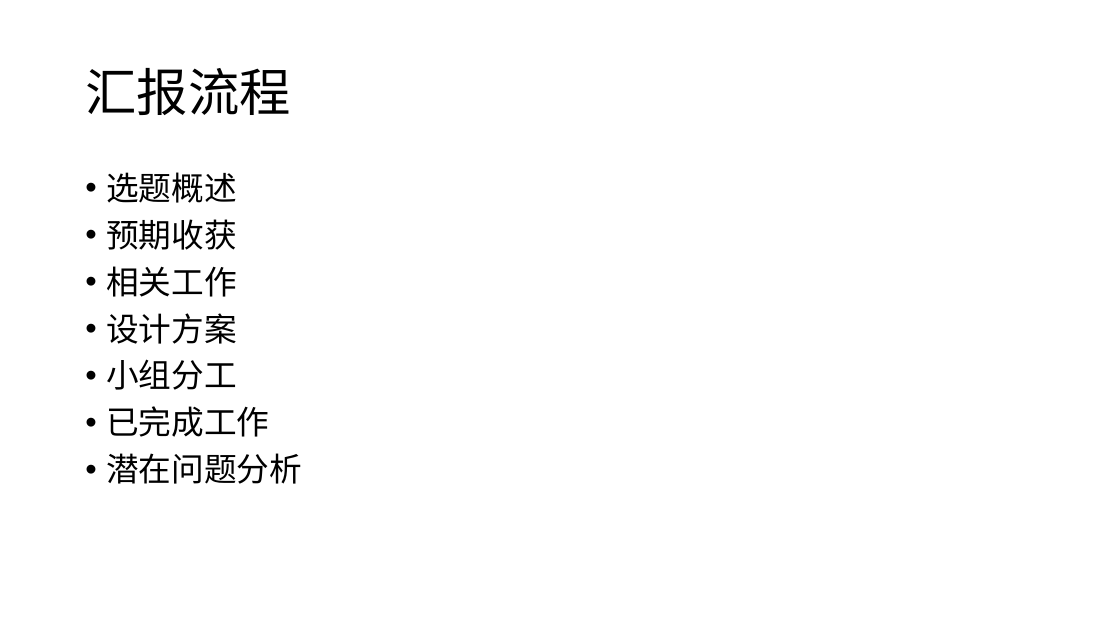
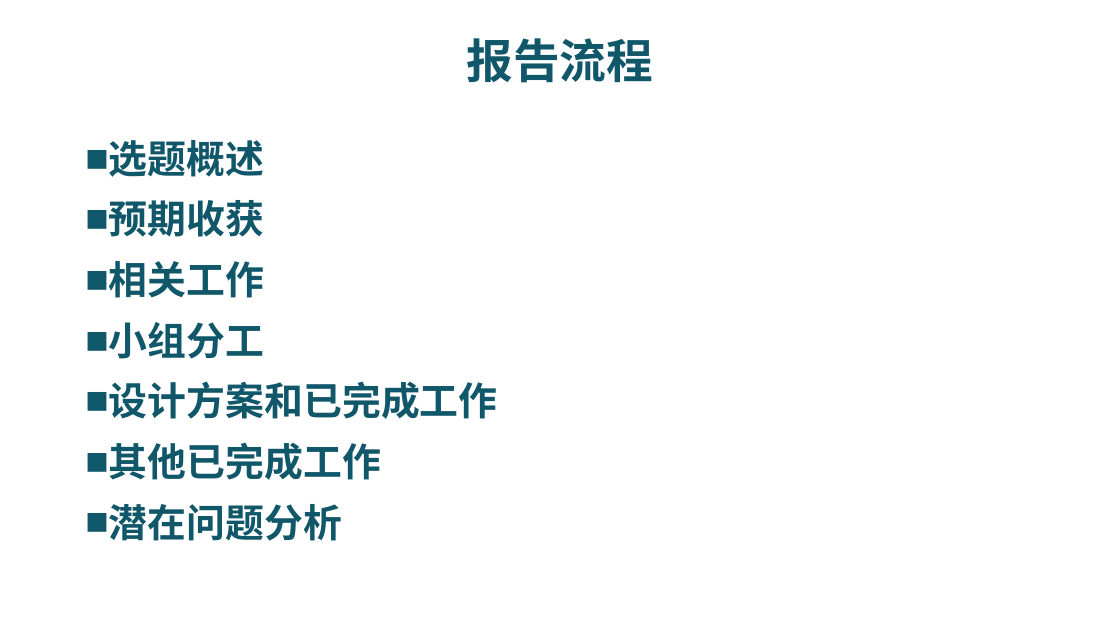
Before and after one commit to riscv-labs/OS2018spring-projects-g06, a slide deck: slide 2 of mid_report.pptx. Drawn at 1120x630 pixels with LibreOffice and Linux fonts; fonts in the diff are those of the drawing; background and template pictures are left out. Boxes give left, top, right and bottom in pixels: in the first picture for what was removed or moved away, otherwise in the second. Text is boxed around its words. In the diff, an @@ line names an element or a change of style, - is before the commit and + after.

```diff
--- a/mid_report.pptx
+++ b/mid_report.pptx
@@ title at [467, 38, 654, 83]: text changed; size 44 to 40 pt; text colour #000000 to #11576A; bold on @@
-汇报流程
+报告流程
@@ text "选题概述": place and size @@
-text "选题概述" at [106, 172, 302, 484]
+text "选题概述" at [109, 140, 498, 541]
@@ text at [109, 140, 342, 541]: size 28 to 33.3 pt, text colour #000000 to #11576A, bold on in "选题概述", "预期收获", "相关工作", "小组分工" and 1 more places; bullet • to ■; line spacing 0.9 to 1.05 @@
@@ text at [106, 313, 237, 344]: paragraph removed @@
-• 设计方案
@@ text at [109, 381, 498, 480]: text changed; size 28 to 33.3 pt; text colour #000000 to #11576A; bold on @@
-• 已完成工作
+■ 设计方案和已完成工作
+■ 其他已完成工作
```
Also in this commit, not shown: 19 other slides changed, 1 slide removed, 1 other file.
